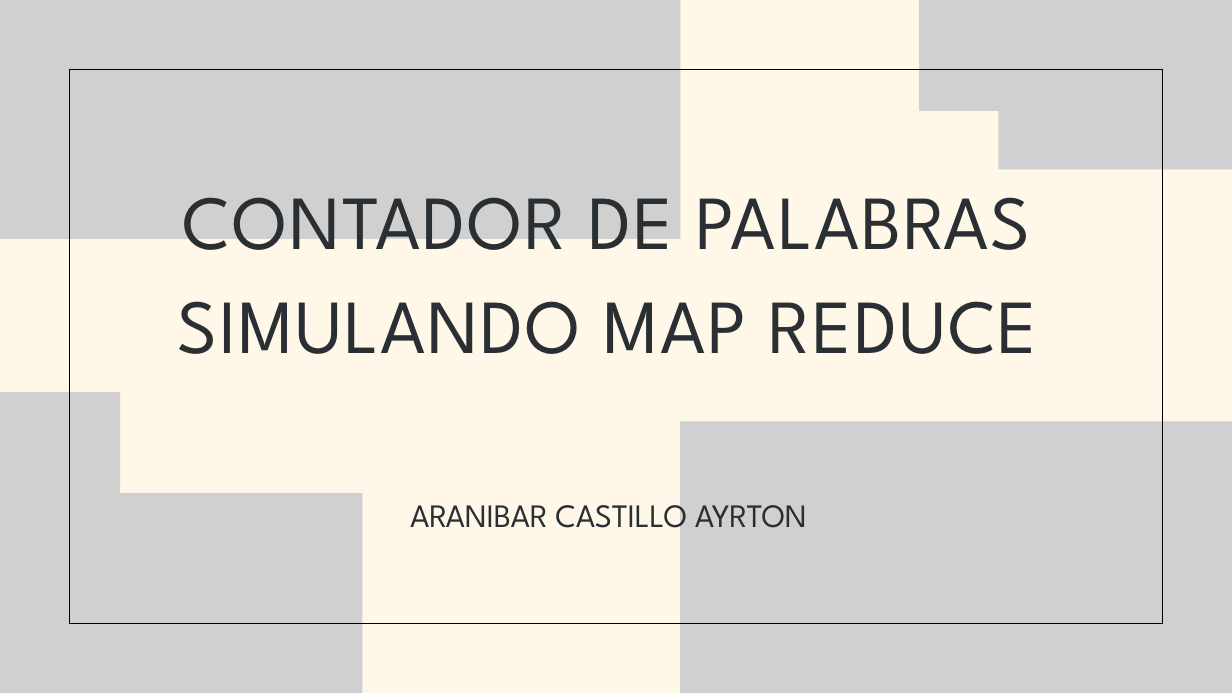
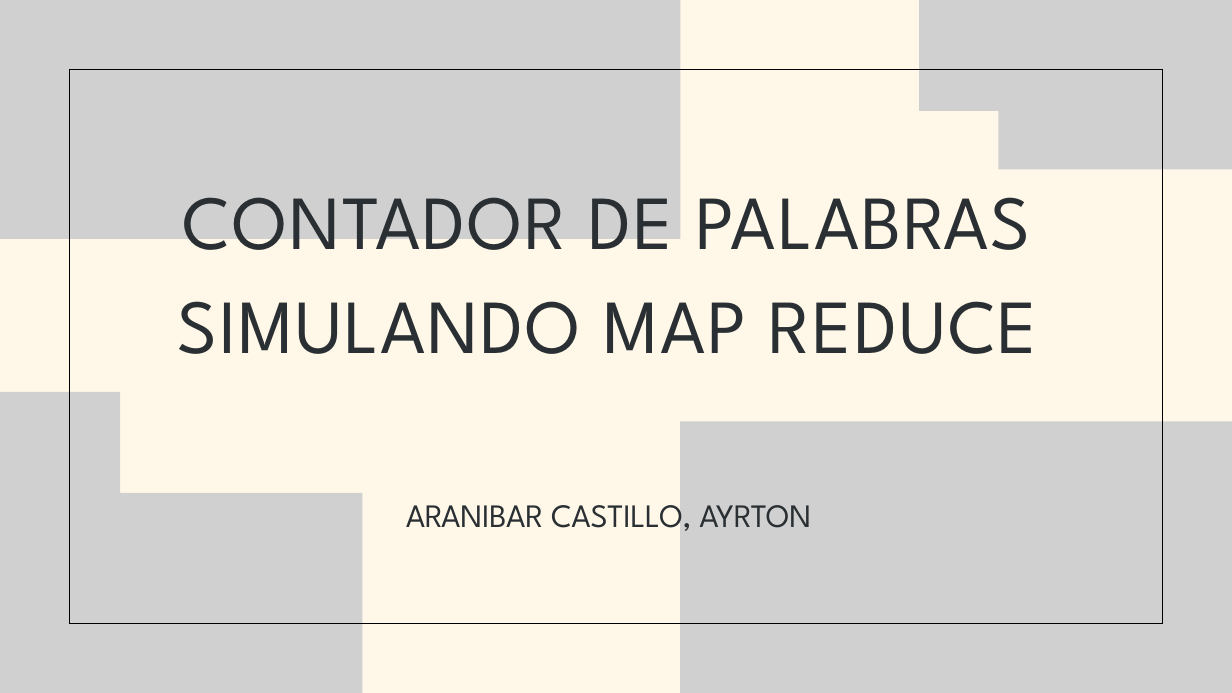
Before and after one commit to AyrtonAranibar/map_reduce_contador, a slide deck: slide 1 of map reduce Aranibar.pptx. Drawn at 1232x693 pixels with LibreOffice and Linux fonts; fonts in the diff are those of the drawing; grey boxes stand for pictures. Boxes give left, top, right and bottom in pixels: in the first picture for what was removed or moved away, otherwise in the second. Text is boxed around its words. In the diff, an @@ line names an element or a change of style, - is before the commit and + after.

```diff
--- a/map reduce Aranibar.pptx
+++ b/map reduce Aranibar.pptx
@@ text at bbox=[406, 494, 811, 538]: text changed @@
-ARANIBAR CASTILLO AYRTON
+ARANIBAR CASTILLO, AYRTON
```
Also in this commit, not shown: 6 other slides changed, 3 slides added, 3 slides removed, 6 other files.
